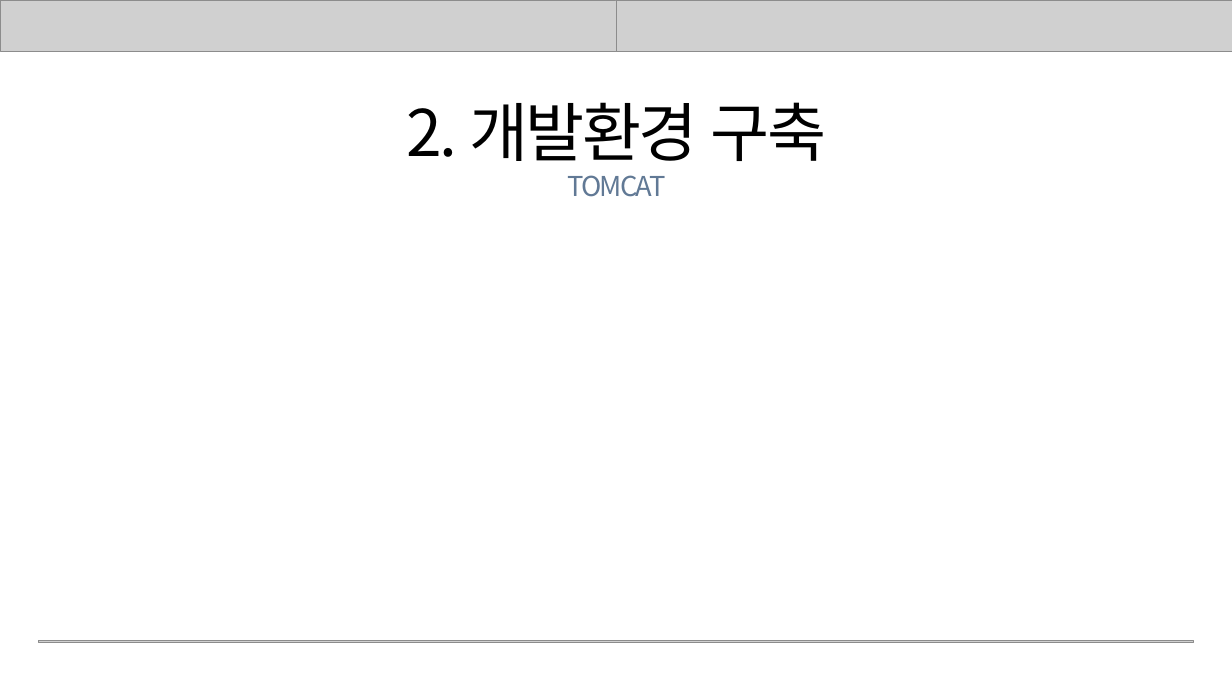
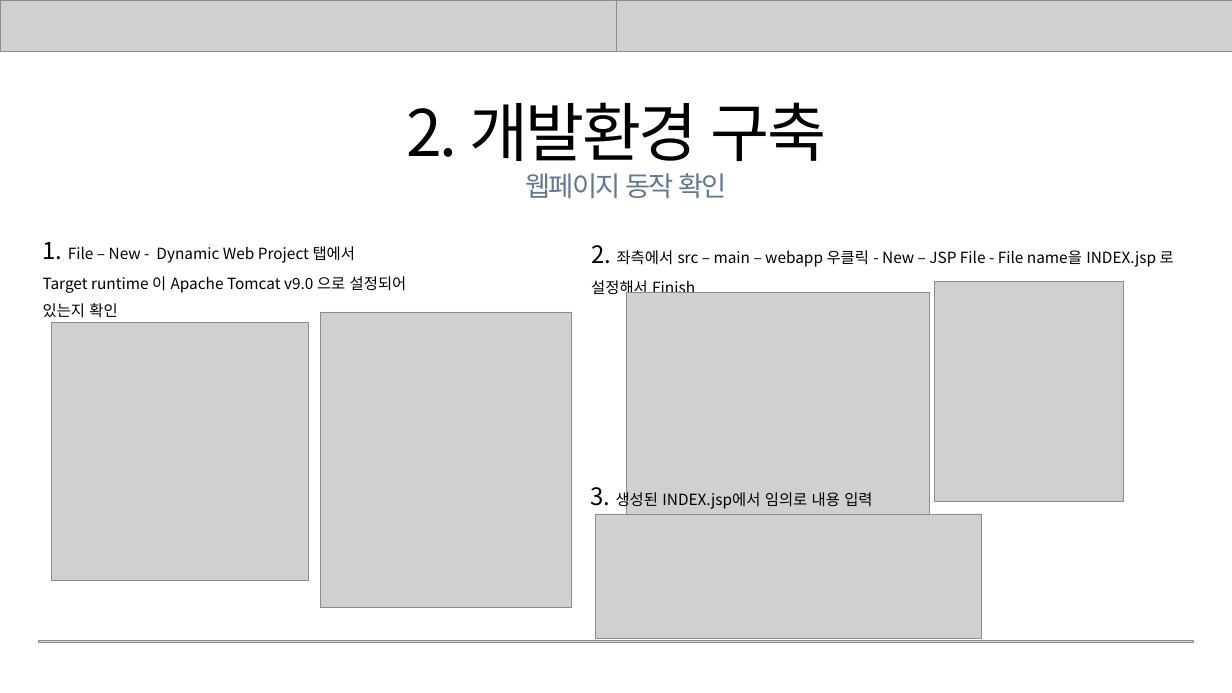
Before and after one commit to rombird/LEELEELIM, a slide deck: slide 17 of 응용SW기초기술활용.pptx (slide 10 before the commit). Drawn at 1232x693 pixels with LibreOffice and Linux fonts; fonts in the diff are those of the drawing; grey boxes stand for pictures. Boxes give left, top, right and bottom in pixels: in the first picture for what was removed or moved away, otherwise in the second. Text is boxed around its words. In the diff, an @@ line names an element or a change of style, - is before the commit and + after.

```diff
--- a/응용SW기초기술활용.pptx
+++ b/응용SW기초기술활용.pptx
@@ text added at [525, 173, 727, 198], 32 pt, text #617995 @@
+웹페이지 동작 확인
@@ text removed at [567, 175, 666, 197] @@
-TOMCAT
@@ text added at [43, 242, 407, 318], 18 pt, text #000000 @@
+1. File – New - Dynamic Web Project 탭에서
+Target runtime 이 Apache Tomcat v9.0 으로 설정되어 있는지 확인
@@ text added at [591, 245, 1174, 297], 18 pt, text #000000 @@
+2. 좌측에서 src – main – webapp 우클릭 - New – JSP File - File name을 INDEX.jsp 로 설정해서 Finish
@@ picture added at [626, 293, 930, 533] @@
@@ picture added at [934, 281, 1124, 501] @@
@@ picture added at [51, 323, 308, 581] @@
@@ picture added at [320, 312, 571, 607] @@
@@ text added at [590, 487, 872, 510], 18 pt, text #000000 @@
+3. 생성된 INDEX.jsp에서 임의로 내용 입력
@@ picture added at [596, 514, 982, 638] @@
```
Also in this commit, not shown: 13 other slides changed, 9 slides added.
